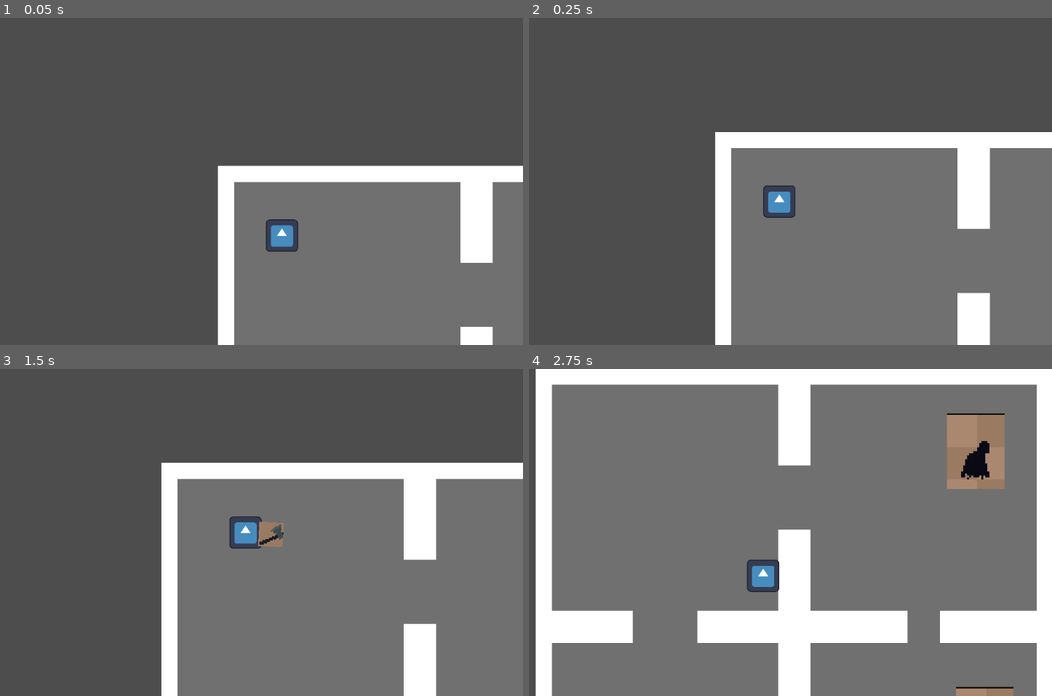
Above: before the commit, frames 1-4 (two rows, left to right).
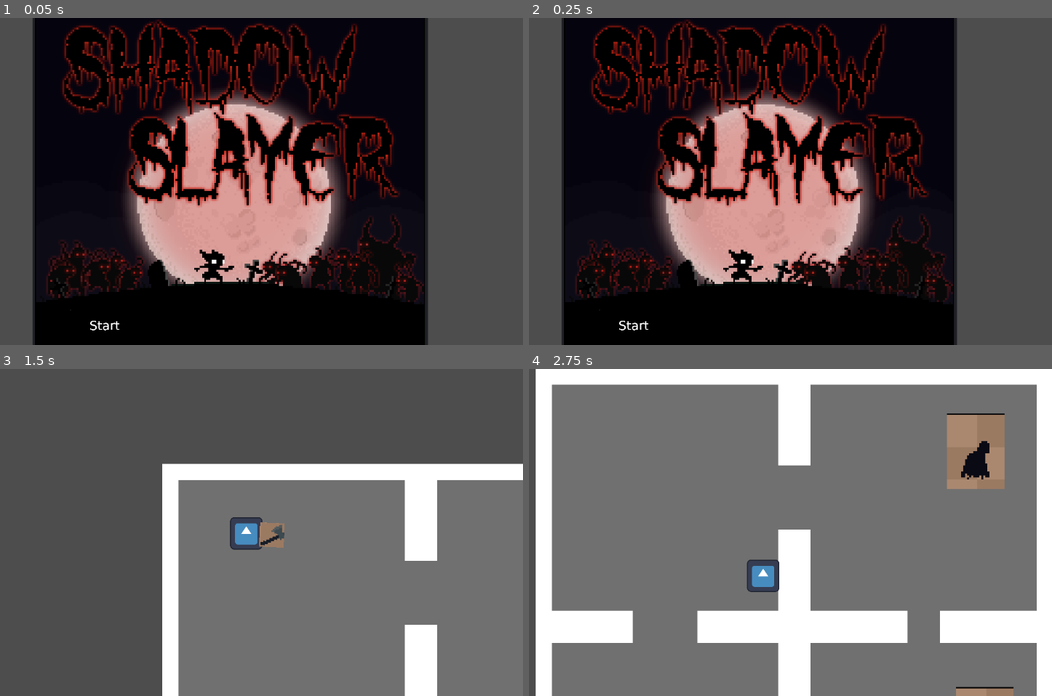
Above: after the commit, the same moments.

Repository: vyxul/Shadow-Eclipse
Game: Godot game, scene res://GameFiles/Scenes/Menu/StartScreen.tscn
Two runs of this game, one before a commit and one after it. Both use one fixed random seed, a clock stepped at 60 frames per second and the inputs below. Before the commit the project starts from res://GameFiles/Scenes/Levels/Prison/PrisonLevel.tscn. The engine's default icon, where the game draws it, is replaced by a stand-in: a white triangle on a blue panel in a dark square.
Inputs (mouse positions are in pixels of both pictures, inside the frame that each line leads up to):
- Up to frame 1 (0.05 s): no input
- Up to frame 2 (0.25 s): no input
- Up to frame 3 (1.5 s): click (104, 676) at 0.52 s; move the mouse to (360, 516) at 1.27 s; hold D (right) from 1.28 s (still down); click (360, 516) at 1.35 s
- Up to frame 4 (2.75 s): move the mouse to (644, 548) at 2.02 s; release D (right) at 2.03 s; hold S (down) from 2.03 s (still down); tap Shift (shift) at 2.1 s

The runs differ from the first frame. In frame 1, 85% of the frame differs, in the area x 6-100%, y 0-100%; in frame 2, 87%; in frame 3, 1.4%; in frame 4, nothing differs.

Commit message:
Start Screen and flow
Added a Loading Screen, Start Screen And basic UI

Diff:
--- /dev/null
+++ b/GameFiles/Game Objects/UI Object/Button/UI Button.gd
@@ -0,0 +1,12 @@
+extends BaseButton
+
+const loading_scene_path = "res://GameFiles/Game Objects/UI Object/LoadingScreen/LoadingScreen.tscn"
+
+func _ready():
+	var button = Button.new()
+	button.pressed.connect(self._on_pressed)
+	add_child(button)
+
+func _on_pressed():
+	print ("Pressed")
+	get_tree().change_scene_to_file(loading_scene_path)
--- /dev/null
+++ b/GameFiles/Game Objects/UI Object/Button/UI Button.tscn
@@ -0,0 +1,22 @@
+[gd_scene load_steps=7 format=3 uid="uid://bwyppary174r7"]
+
+[ext_resource type="Script" path="res://GameFiles/Game Objects/UI Object/Button/UI Button.gd" id="1_4s7hn"]
+[ext_resource type="Texture2D" uid="uid://cjm3ge1mjsgg4" path="res://GameFiles/Assets/Art/UI/Buttons/Start/StartButton.png" id="2_s46sb"]
+[ext_resource type="Texture2D" uid="uid://detuhugfua6gc" path="res://GameFiles/Assets/Art/UI/Buttons/Start/StartButtonPressed.png" id="3_231mq"]
+[ext_resource type="Texture2D" uid="uid://dxfl6ugx22xmh" path="res://GameFiles/Assets/Art/UI/Buttons/Start/StartButtonHovered.png" id="4_pg6g3"]
+[ext_resource type="Texture2D" uid="uid://ckob5r4gd0i37" path="res://GameFiles/Assets/Art/UI/Buttons/Start/StartButtonDissabled.png" id="5_x4p7n"]
+[ext_resource type="Texture2D" uid="uid://b8dryc0rkw73j" path="res://GameFiles/Assets/Art/UI/Buttons/Start/StartButtonFocused.png" id="6_q5wru"]
+
+[node name="UiButton" type="Node2D"]
+
+[node name="TextureButton" type="TextureButton" parent="."]
+offset_right = 153.0
+offset_bottom = 46.0
+texture_normal = ExtResource("2_s46sb")
+texture_pressed = ExtResource("3_231mq")
+texture_hover = ExtResource("4_pg6g3")
+texture_disabled = ExtResource("5_x4p7n")
+texture_focused = ExtResource("6_q5wru")
+script = ExtResource("1_4s7hn")
+
+[connection signal="pressed" from="TextureButton" to="TextureButton" method="_on_pressed"]
--- /dev/null
+++ b/GameFiles/Game Objects/UI Object/LoadingScreen/LoadingScreen.gd
@@ -0,0 +1,27 @@
+extends Control
+
+const target_scene_path = "res://GameFiles/Scenes/Levels/Prison/PrisonLevel.tscn"
+
+var loading_status : int
+var progress : Array[float]
+
+@onready var progress_bar : ProgressBar = $ProgressBar
+
+func _ready() -> void:
+	# Request to load the target scene:
+	ResourceLoader.load_threaded_request(target_scene_path)
+
+func _process(_delta: float) -> void:
+	# Update the status:
+	loading_status = ResourceLoader.load_threaded_get_status(target_scene_path, progress)
+
+	# Check the loading status:
+	match loading_status:
+		ResourceLoader.THREAD_LOAD_IN_PROGRESS:
+			progress_bar.value = progress[0] * 100 # Change the ProgressBar value
+		ResourceLoader.THREAD_LOAD_LOADED:
+			# When done loading, change to the target scene:
+			get_tree().change_scene_to_packed(ResourceLoader.load_threaded_get(target_scene_path))
+		ResourceLoader.THREAD_LOAD_FAILED:
+			# Well some error happend:
+			print("Error. Could not load Resource")
--- /dev/null
+++ b/GameFiles/Game Objects/UI Object/LoadingScreen/LoadingScreen.tscn
@@ -0,0 +1,15 @@
+[gd_scene load_steps=2 format=3 uid="uid://dws8xv6l5r38s"]
+
+[ext_resource type="Script" path="res://GameFiles/Game Objects/UI Object/LoadingScreen/LoadingScreen.gd" id="1_oyl6t"]
+
+[node name="LoadingScreen" type="Control"]
+layout_mode = 3
+anchors_preset = 0
+script = ExtResource("1_oyl6t")
+
+[node name="ProgressBar" type="ProgressBar" parent="."]
+layout_mode = 0
+offset_left = 213.0
+offset_top = 314.0
+offset_right = 941.0
+offset_bottom = 348.0
--- a/GameFiles/Scenes/Menu/StartScreen.tscn
+++ b/GameFiles/Scenes/Menu/StartScreen.tscn
@@ -1,3 +1,14 @@
-[gd_scene format=3 uid="uid://brd1whbsn3r4d"]
+[gd_scene load_steps=3 format=3 uid="uid://brd1whbsn3r4d"]
+
+[ext_resource type="Texture2D" uid="uid://bxp40c40xvlp5" path="res://GameFiles/Assets/Art/UI/Background/Start Screen.png" id="1_n77pt"]
+[ext_resource type="PackedScene" uid="uid://bwyppary174r7" path="res://GameFiles/Game Objects/UI Object/Button/UI Button.tscn" id="3_307rs"]
 
 [node name="StartScreen" type="Node2D"]
+
+[node name="StartScreen" type="Sprite2D" parent="."]
+position = Vector2(573, 359)
+texture = ExtResource("1_n77pt")
+
+[node name="Start Button" parent="." instance=ExtResource("3_307rs")]
+position = Vector2(255, 577)
+scale = Vector2(0.4, 0.4)
--- a/project.godot
+++ b/project.godot
@@ -11,7 +11,7 @@
 [application]
 
 config/name="PirateSoft-GameJam-Project"
-run/main_scene="res://GameFiles/Scenes/Levels/Prison/PrisonLevel.tscn"
+run/main_scene="res://GameFiles/Scenes/Menu/StartScreen.tscn"
 config/features=PackedStringArray("4.2", "Forward Plus")
 config/icon="res://icon.svg"
 
Binary file added: GameFiles/Assets/Art/UI/Background/Start Screen.png
Not shown, added: GameFiles/Assets/Art/UI/Background/Start Screen.png.import
Binary file added: GameFiles/Assets/Art/UI/Buttons/Start/StartButton.png
Not shown, added: GameFiles/Assets/Art/UI/Buttons/Start/StartButton.png.import
Binary file added: GameFiles/Assets/Art/UI/Buttons/Start/StartButtonDissabled.png
Not shown, added: GameFiles/Assets/Art/UI/Buttons/Start/StartButtonDissabled.png.import
Binary file added: GameFiles/Assets/Art/UI/Buttons/Start/StartButtonFocused.png
Not shown, added: GameFiles/Assets/Art/UI/Buttons/Start/StartButtonFocused.png.import
Binary file added: GameFiles/Assets/Art/UI/Buttons/Start/StartButtonHovered.png
Not shown, added: GameFiles/Assets/Art/UI/Buttons/Start/StartButtonHovered.png.import
Binary file added: GameFiles/Assets/Art/UI/Buttons/Start/StartButtonPressed.png
Not shown, added: GameFiles/Assets/Art/UI/Buttons/Start/StartButtonPressed.png.import
